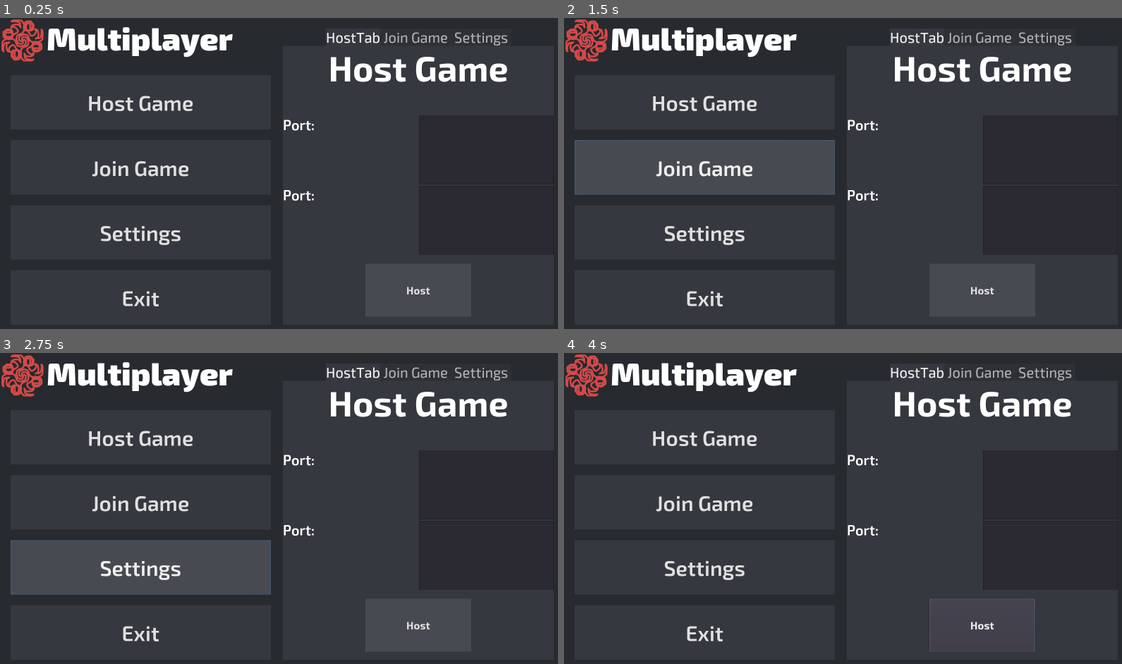
Above: before the commit, frames 1-4 (two rows, left to right).
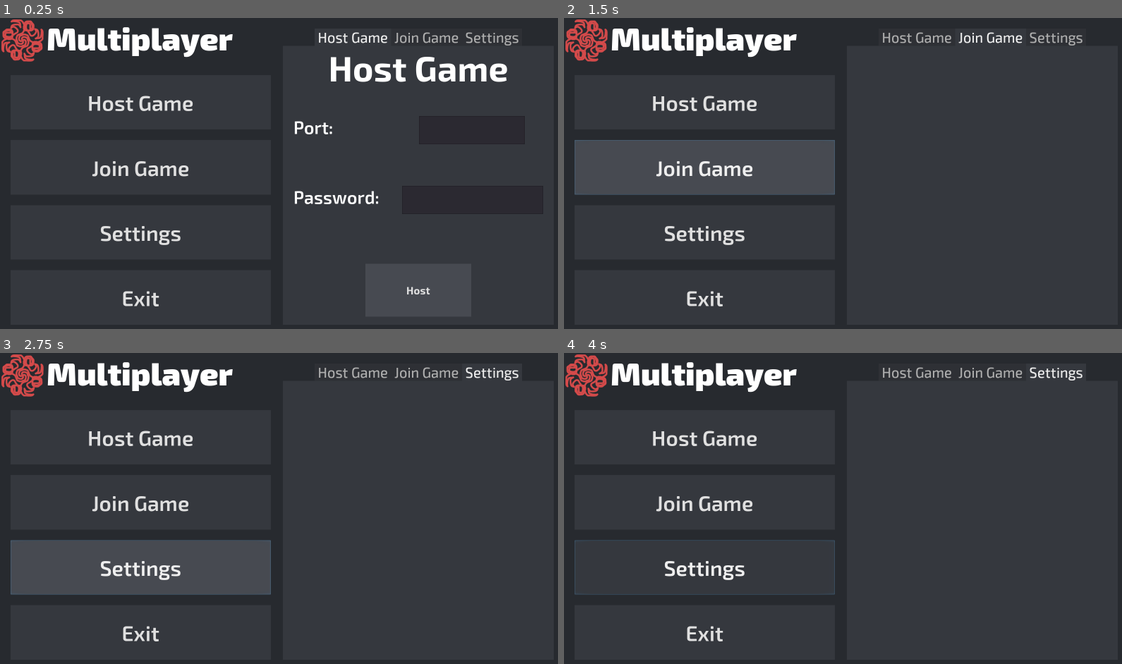
Above: after the commit, the same moments.

Repository: JamesHund/Multiplayer
Game: Godot game, scene res://scenes/Main.tscn
Same seed, same stepped clock (60 frames per second), same inputs: the game is played once before the commit and once after it.
Inputs (mouse positions are in pixels of both pictures, inside the frame that each line leads up to):
- Up to frame 1 (0.25 s): no input
- Up to frame 2 (1.5 s): click "Host Game" at 0.5 s; click "Join Game" at 1.25 s
- Up to frame 3 (2.75 s): click "Settings" at 2 s
- Up to frame 4 (4 s): click (982, 626) at 2.75 s, where only the run before the commit has a clickable "Host"; hold Right (ui_right) from 3.53 s (still down)

The runs differ from the first frame. In frame 1, 1.2% of the frame differs, in the area x 50-93%, y 4-60%; in frame 2, 2.1%; in frame 3, 2.1%; in frame 4, 2.5%, in the area x 1-93%, y 4-97%.

Commit message:
HostTab is is now functional with basic validation

Diff:
--- a/scenes/gui/MainMenu.tscn
+++ b/scenes/gui/MainMenu.tscn
@@ -35,15 +35,15 @@
 texture = ExtResource( 7 )
 region_rect = Rect2( 0, 0, 256, 256 )
 
-[sub_resource type="StyleBoxTexture" id=9]
-texture = ExtResource( 6 )
-region_rect = Rect2( 0, 0, 256, 256 )
-
 [sub_resource type="StyleBoxTexture" id=7]
 texture = ExtResource( 6 )
 region_rect = Rect2( 0, 0, 256, 256 )
 
 [sub_resource type="StyleBoxTexture" id=8]
+texture = ExtResource( 6 )
+region_rect = Rect2( 0, 0, 256, 256 )
+
+[sub_resource type="StyleBoxTexture" id=9]
 texture = ExtResource( 7 )
 region_rect = Rect2( 0, 0, 256, 256 )
 
@@ -61,31 +61,31 @@
 margin_bottom = 900.0
 texture = ExtResource( 2 )
 
-[node name="TabContainer" type="HBoxContainer" parent="."]
+[node name="PanelContainer" type="HBoxContainer" parent="."]
 margin_right = 1600.0
 margin_bottom = 900.0
 
-[node name="LeftPanelContainer" type="VBoxContainer" parent="TabContainer"]
+[node name="LeftPanelContainer" type="VBoxContainer" parent="PanelContainer"]
 editor/display_folded = true
 margin_right = 798.0
 margin_bottom = 900.0
 size_flags_horizontal = 3
 
-[node name="LeftPanelTitleContainer" type="MarginContainer" parent="TabContainer/LeftPanelContainer"]
+[node name="LeftPanelTitleContainer" type="MarginContainer" parent="PanelContainer/LeftPanelContainer"]
 margin_right = 798.0
 margin_bottom = 128.0
 rect_min_size = Vector2( 60, 120 )
 
-[node name="HBoxContainer" type="HBoxContainer" parent="TabContainer/LeftPanelContainer/LeftPanelTitleContainer"]
-margin_right = 798.0
-margin_bottom = 128.0
-
-[node name="TextureRect" type="TextureRect" parent="TabContainer/LeftPanelContainer/LeftPanelTitleContainer/HBoxContainer"]
+[node name="HBoxContainer" type="HBoxContainer" parent="PanelContainer/LeftPanelContainer/LeftPanelTitleContainer"]
+margin_right = 798.0
+margin_bottom = 128.0
+
+[node name="TextureRect" type="TextureRect" parent="PanelContainer/LeftPanelContainer/LeftPanelTitleContainer/HBoxContainer"]
 margin_right = 128.0
 margin_bottom = 128.0
 texture = ExtResource( 3 )
 
-[node name="RichTextLabel" type="RichTextLabel" parent="TabContainer/LeftPanelContainer/LeftPanelTitleContainer/HBoxContainer"]
+[node name="RichTextLabel" type="RichTextLabel" parent="PanelContainer/LeftPanelContainer/LeftPanelTitleContainer/HBoxContainer"]
 margin_left = 132.0
 margin_right = 798.0
 margin_bottom = 128.0
@@ -93,7 +93,7 @@
 custom_fonts/normal_font = SubResource( 1 )
 text = "Multiplayer"
 
-[node name="MarginContainer" type="MarginContainer" parent="TabContainer/LeftPanelContainer"]
+[node name="MarginContainer" type="MarginContainer" parent="PanelContainer/LeftPanelContainer"]
 editor/display_folded = true
 margin_top = 132.0
 margin_right = 798.0
@@ -104,7 +104,7 @@
 custom_constants/margin_left = 30
 custom_constants/margin_bottom = 30
 
-[node name="ButtonsContainer" type="VBoxContainer" parent="TabContainer/LeftPanelContainer/MarginContainer"]
+[node name="ButtonsContainer" type="VBoxContainer" parent="PanelContainer/LeftPanelContainer/MarginContainer"]
 margin_left = 30.0
 margin_top = 30.0
 margin_right = 768.0
@@ -112,7 +112,7 @@
 size_flags_vertical = 3
 custom_constants/separation = 30
 
-[node name="HostGame" type="Button" parent="TabContainer/LeftPanelContainer/MarginContainer/ButtonsContainer"]
+[node name="HostGame" type="Button" parent="PanelContainer/LeftPanelContainer/MarginContainer/ButtonsContainer"]
 margin_right = 738.0
 margin_bottom = 154.0
 size_flags_vertical = 3
@@ -122,7 +122,7 @@
 custom_fonts/font = SubResource( 5 )
 text = "Host Game"
 
-[node name="JoinGame" type="Button" parent="TabContainer/LeftPanelContainer/MarginContainer/ButtonsContainer"]
+[node name="JoinGame" type="Button" parent="PanelContainer/LeftPanelContainer/MarginContainer/ButtonsContainer"]
 margin_top = 184.0
 margin_right = 738.0
 margin_bottom = 338.0
@@ -133,7 +133,7 @@
 custom_fonts/font = SubResource( 5 )
 text = "Join Game"
 
-[node name="Settings" type="Button" parent="TabContainer/LeftPanelContainer/MarginContainer/ButtonsContainer"]
+[node name="Settings" type="Button" parent="PanelContainer/LeftPanelContainer/MarginContainer/ButtonsContainer"]
 margin_top = 368.0
 margin_right = 738.0
 margin_bottom = 522.0
@@ -144,7 +144,7 @@
 custom_fonts/font = SubResource( 5 )
 text = "Settings"
 
-[node name="Exit" type="Button" parent="TabContainer/LeftPanelContainer/MarginContainer/ButtonsContainer"]
+[node name="Exit" type="Button" parent="PanelContainer/LeftPanelContainer/MarginContainer/ButtonsContainer"]
 margin_top = 552.0
 margin_right = 738.0
 margin_bottom = 708.0
@@ -155,7 +155,7 @@
 custom_fonts/font = SubResource( 5 )
 text = "Exit"
 
-[node name="RightPanelContainer" type="MarginContainer" parent="TabContainer"]
+[node name="RightPanelContainer" type="MarginContainer" parent="PanelContainer"]
 margin_left = 802.0
 margin_right = 1600.0
 margin_bottom = 900.0
@@ -164,34 +164,37 @@
 custom_constants/margin_top = 30
 custom_constants/margin_bottom = 30
 
-[node name="TabContainer" type="TabContainer" parent="TabContainer/RightPanelContainer"]
+[node name="TabContainer" type="TabContainer" parent="PanelContainer/RightPanelContainer"]
 margin_top = 30.0
 margin_right = 768.0
 margin_bottom = 870.0
 size_flags_horizontal = 3
 custom_styles/tab_fg = SubResource( 6 )
-custom_styles/tab_disabled = SubResource( 9 )
-custom_styles/tab_bg = SubResource( 7 )
-custom_styles/panel = SubResource( 8 )
+custom_styles/tab_disabled = SubResource( 7 )
+custom_styles/tab_bg = SubResource( 8 )
+custom_styles/panel = SubResource( 9 )
 custom_fonts/font = SubResource( 10 )
 custom_constants/hseparation = 2
-custom_constants/label_valign_bg = 20
-
-[node name="HostTab" parent="TabContainer/RightPanelContainer/TabContainer" instance=ExtResource( 10 )]
+custom_constants/side_margin = 30
+
+[node name=" Host Game " parent="PanelContainer/RightPanelContainer/TabContainer" instance=ExtResource( 10 )]
 margin_top = 49.0
-
-[node name=" Join Game " type="VBoxContainer" parent="TabContainer/RightPanelContainer/TabContainer"]
+custom_constants/margin_right = 30
+custom_constants/margin_left = 30
+
+[node name=" Join Game " type="VBoxContainer" parent="PanelContainer/RightPanelContainer/TabContainer"]
 visible = false
 anchor_right = 1.0
 anchor_bottom = 1.0
 margin_top = 49.0
 
-[node name=" Settings " type="ScrollContainer" parent="TabContainer/RightPanelContainer/TabContainer"]
+[node name=" Settings " type="ScrollContainer" parent="PanelContainer/RightPanelContainer/TabContainer"]
 visible = false
 anchor_right = 1.0
 anchor_bottom = 1.0
 margin_top = 49.0
-[connection signal="pressed" from="TabContainer/LeftPanelContainer/MarginContainer/ButtonsContainer/HostGame" to="." method="_on_HostGame_pressed"]
-[connection signal="pressed" from="TabContainer/LeftPanelContainer/MarginContainer/ButtonsContainer/JoinGame" to="." method="_on_JoinGame_pressed"]
-[connection signal="pressed" from="TabContainer/LeftPanelContainer/MarginContainer/ButtonsContainer/Settings" to="." method="_on_Settings_pressed"]
-[connection signal="pressed" from="TabContainer/LeftPanelContainer/MarginContainer/ButtonsContainer/Exit" to="." method="_on_Exit_pressed"]
+[connection signal="pressed" from="PanelContainer/LeftPanelContainer/MarginContainer/ButtonsContainer/HostGame" to="." method="_on_HostGame_pressed"]
+[connection signal="pressed" from="PanelContainer/LeftPanelContainer/MarginContainer/ButtonsContainer/JoinGame" to="." method="_on_JoinGame_pressed"]
+[connection signal="pressed" from="PanelContainer/LeftPanelContainer/MarginContainer/ButtonsContainer/Settings" to="." method="_on_Settings_pressed"]
+[connection signal="pressed" from="PanelContainer/LeftPanelContainer/MarginContainer/ButtonsContainer/Exit" to="." method="_on_Exit_pressed"]
+[connection signal="hostgame" from="PanelContainer/RightPanelContainer/TabContainer/ Host Game " to="." method="_on__Host_Game__hostgame"]
--- a/scenes/gui/guicomponents/HostTab.tscn
+++ b/scenes/gui/guicomponents/HostTab.tscn
@@ -1,28 +1,43 @@
-[gd_scene load_steps=8 format=2]
+[gd_scene load_steps=13 format=2]
 
-[ext_resource path="res://fonts/Exo2-Bold.otf" type="DynamicFontData" id=1]
-[ext_resource path="res://fonts/Exo2-SemiBold.otf" type="DynamicFontData" id=2]
-[ext_resource path="res://textures/gui/grey4.png" type="Texture" id=3]
+[ext_resource path="res://scripts/guicomponents/HostTab.gd" type="Script" id=1]
+[ext_resource path="res://fonts/Exo2-Bold.otf" type="DynamicFontData" id=2]
+[ext_resource path="res://fonts/Exo2-SemiBold.otf" type="DynamicFontData" id=3]
+[ext_resource path="res://fonts/Exo2-Light.otf" type="DynamicFontData" id=4]
+[ext_resource path="res://textures/gui/grey4.png" type="Texture" id=5]
 
 [sub_resource type="DynamicFont" id=1]
 size = 100
-font_data = ExtResource( 1 )
+font_data = ExtResource( 2 )
 
 [sub_resource type="DynamicFont" id=2]
-size = 40
-font_data = ExtResource( 2 )
+size = 50
+font_data = ExtResource( 3 )
+
+[sub_resource type="DynamicFont" id=6]
+size = 50
+font_data = ExtResource( 4 )
+
+[sub_resource type="DynamicFont" id=5]
+size = 50
+font_data = ExtResource( 3 )
+
+[sub_resource type="DynamicFont" id=7]
+size = 50
+font_data = ExtResource( 4 )
 
 [sub_resource type="StyleBoxTexture" id=3]
-texture = ExtResource( 3 )
+texture = ExtResource( 5 )
 region_rect = Rect2( 0, 0, 256, 256 )
 
 [sub_resource type="DynamicFont" id=4]
 size = 30
-font_data = ExtResource( 1 )
+font_data = ExtResource( 2 )
 
 [node name="HostTab" type="MarginContainer"]
 anchor_right = 1.0
 anchor_bottom = 1.0
+script = ExtResource( 1 )
 
 [node name="VBoxContainer" type="VBoxContainer" parent="."]
 margin_right = 1600.0
@@ -30,7 +45,7 @@
 
 [node name="RichTextLabel" type="RichTextLabel" parent="VBoxContainer"]
 margin_right = 1600.0
-margin_bottom = 222.0
+margin_bottom = 223.0
 size_flags_horizontal = 3
 size_flags_vertical = 3
 custom_fonts/normal_font = SubResource( 1 )
@@ -39,16 +54,29 @@
 text = "Host Game"
 scroll_active = false
 
-[node name="HBoxContainer" type="HBoxContainer" parent="VBoxContainer"]
-margin_top = 226.0
+[node name="HSplitContainer" type="HSplitContainer" parent="VBoxContainer"]
+margin_top = 227.0
 margin_right = 1600.0
-margin_bottom = 448.0
+margin_bottom = 673.0
+size_flags_horizontal = 3
+size_flags_vertical = 3
+size_flags_stretch_ratio = 2.0
+
+[node name="VBoxContainer" type="VBoxContainer" parent="VBoxContainer/HSplitContainer"]
+margin_right = 1600.0
+margin_bottom = 446.0
 size_flags_horizontal = 3
 size_flags_vertical = 3
 
-[node name="RichTextLabel" type="RichTextLabel" parent="VBoxContainer/HBoxContainer"]
+[node name="PortContainer" type="HBoxContainer" parent="VBoxContainer/HSplitContainer/VBoxContainer"]
+margin_right = 1600.0
+margin_bottom = 221.0
+size_flags_horizontal = 3
+size_flags_vertical = 3
+
+[node name="RichTextLabel" type="RichTextLabel" parent="VBoxContainer/HSplitContainer/VBoxContainer/PortContainer"]
 margin_right = 798.0
-margin_bottom = 222.0
+margin_bottom = 221.0
 size_flags_horizontal = 3
 custom_fonts/normal_font = SubResource( 2 )
 bbcode_enabled = true
@@ -56,43 +84,48 @@
 text = "Port:"
 scroll_active = false
 
-[node name="TextEdit" type="TextEdit" parent="VBoxContainer/HBoxContainer"]
+[node name="PortField" type="TextEdit" parent="VBoxContainer/HSplitContainer/VBoxContainer/PortContainer"]
 margin_left = 802.0
+margin_right = 1102.0
+margin_bottom = 80.0
+rect_min_size = Vector2( 300, 80 )
+size_flags_horizontal = 2
+size_flags_vertical = 0
+custom_fonts/font = SubResource( 6 )
+custom_constants/completion_max_width = 5
+
+[node name="PasswordContainer" type="HBoxContainer" parent="VBoxContainer/HSplitContainer/VBoxContainer"]
+margin_top = 225.0
 margin_right = 1600.0
-margin_bottom = 222.0
-size_flags_horizontal = 7
-
-[node name="HBoxContainer2" type="HBoxContainer" parent="VBoxContainer"]
-margin_top = 452.0
-margin_right = 1600.0
-margin_bottom = 674.0
+margin_bottom = 446.0
 size_flags_horizontal = 3
 size_flags_vertical = 3
 
-[node name="RichTextLabel" type="RichTextLabel" parent="VBoxContainer/HBoxContainer2"]
+[node name="RichTextLabel" type="RichTextLabel" parent="VBoxContainer/HSplitContainer/VBoxContainer/PasswordContainer"]
 margin_right = 798.0
-margin_bottom = 222.0
+margin_bottom = 221.0
 size_flags_horizontal = 3
-custom_fonts/normal_font = SubResource( 2 )
-bbcode_enabled = true
-bbcode_text = "Port:"
-text = "Port:"
-scroll_active = false
+custom_fonts/normal_font = SubResource( 5 )
+text = "Password:"
 
-[node name="TextEdit" type="TextEdit" parent="VBoxContainer/HBoxContainer2"]
+[node name="PasswordField" type="TextEdit" parent="VBoxContainer/HSplitContainer/VBoxContainer/PasswordContainer"]
 margin_left = 802.0
-margin_right = 1600.0
-margin_bottom = 222.0
-size_flags_horizontal = 7
+margin_right = 1202.0
+margin_bottom = 80.0
+rect_min_size = Vector2( 400, 80 )
+size_flags_horizontal = 2
+size_flags_vertical = 0
+custom_fonts/font = SubResource( 7 )
+custom_constants/completion_max_width = 12
 
 [node name="MarginContainer3" type="CenterContainer" parent="VBoxContainer"]
-margin_top = 678.0
+margin_top = 677.0
 margin_right = 1600.0
 margin_bottom = 900.0
 size_flags_horizontal = 3
 size_flags_vertical = 3
 
-[node name="Button" type="Button" parent="VBoxContainer/MarginContainer3"]
+[node name="HostButton" type="Button" parent="VBoxContainer/MarginContainer3"]
 margin_left = 650.0
 margin_top = 36.0
 margin_right = 950.0
@@ -103,3 +136,4 @@
 custom_styles/normal = SubResource( 3 )
 custom_fonts/font = SubResource( 4 )
 text = "Host"
+[connection signal="pressed" from="VBoxContainer/MarginContainer3/HostButton" to="." method="_on_HostButton_pressed"]
--- /dev/null
+++ b/scripts/guicomponents/HostTab.gd
@@ -0,0 +1,14 @@
+extends MarginContainer
+
+signal hostgame(port, password)
+
+func _on_HostButton_pressed():
+	var password = $VBoxContainer/HSplitContainer/VBoxContainer/PasswordContainer/PasswordField.get_text()
+	if !$VBoxContainer/HSplitContainer/VBoxContainer/PortContainer/PortField.get_text().is_valid_integer():
+		printerr("Port not valid")
+		return
+	var port = $VBoxContainer/HSplitContainer/VBoxContainer/PortContainer/PortField.get_text().to_int()
+	if port > 0 && port < 65536:
+		emit_signal("hostgame", port, password)
+	else:
+		printerr("port not in valid range")
--- a/scripts/guicomponents/MainMenu.gd
+++ b/scripts/guicomponents/MainMenu.gd
@@ -1,13 +1,16 @@
 extends MarginContainer
 
 func _on_HostGame_pressed():
-	print("Host Game pressed")
+	$PanelContainer/RightPanelContainer/TabContainer.set_current_tab(0)
 
 func _on_JoinGame_pressed():
-	print("Join Game pressed")
+	$PanelContainer/RightPanelContainer/TabContainer.set_current_tab(1)
 
 func _on_Settings_pressed():
-	print("Settings pressed")
+	$PanelContainer/RightPanelContainer/TabContainer.set_current_tab(2)
 
 func _on_Exit_pressed():
 	get_tree().quit()
+
+func _on__Host_Game__hostgame(port, password):
+	print("hosting game at port: " + str(port) + " with password: " + password)
